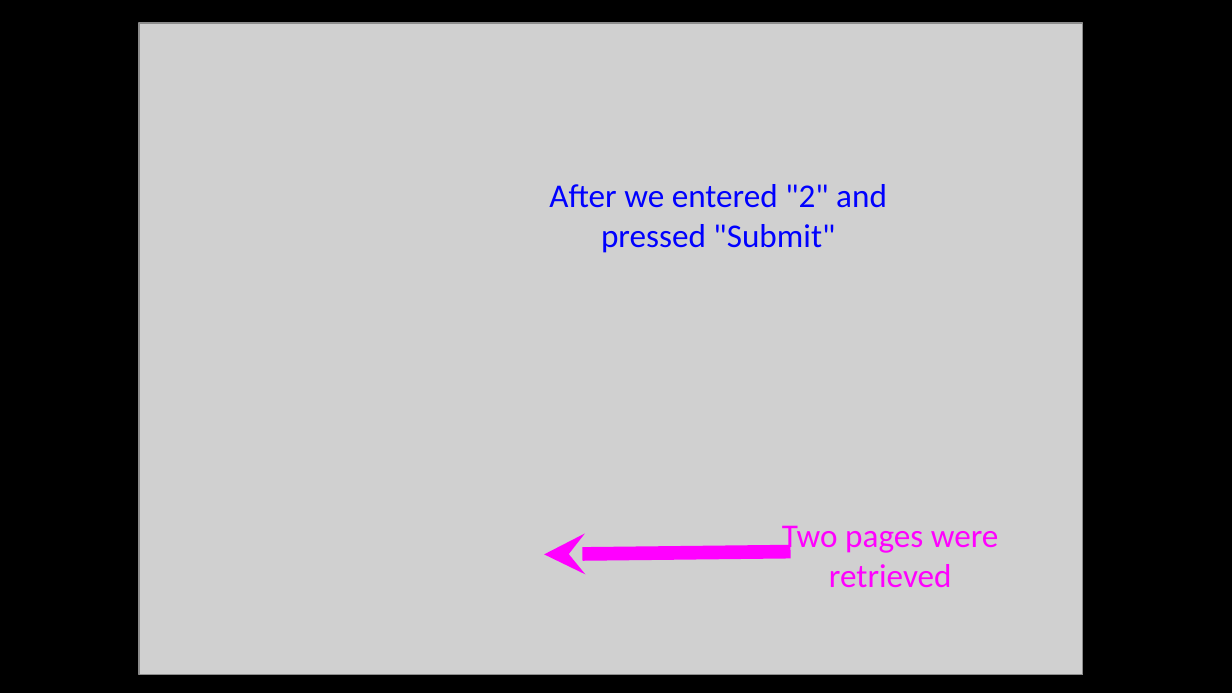
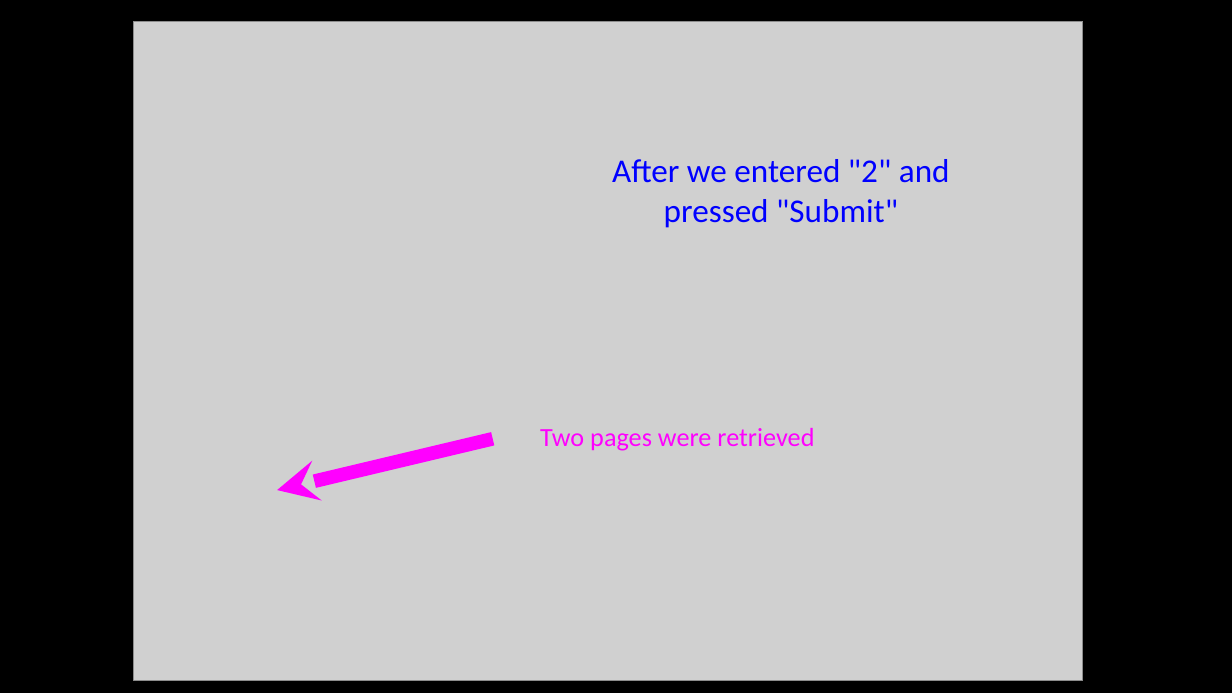
Before and after one commit to csev/wa4e, a slide deck: slide 8 of lectures/PHP-08-POST-Redirect-Authn.ppt. Drawn at 1232x693 pixels with LibreOffice and Linux fonts; fonts in the diff are those of the drawing; grey boxes stand for pictures. Boxes give left, top, right and bottom in pixels: in the first picture for what was removed or moved away, otherwise in the second. Text is boxed around its words. In the diff, an @@ line names an element or a change of style, - is before the commit and + after.

```diff
--- a/lectures/PHP-08-POST-Redirect-Authn.ppt
+++ b/lectures/PHP-08-POST-Redirect-Authn.ppt
@@ picture: place and size @@
-picture at (139,23,1083,675)
+picture at (133,21,1083,681)
@@ text "After we entered "2" and ...": place and size @@
-text "After we entered "2" and ..." at (549,184,887,253)
+text "After we entered "2" and ..." at (612,159,950,228)
@@ text "Two pages were retrieved": place and size @@
-text "Two pages were retrieved" at (782,525,999,588)
+text "Two pages were retrieved" at (540,428,814,451)
@@ text "Two pages were retrieved" at (540,428,814,451): size 19.4 to 15.3 pt @@
@@ arrow added from (493, 439) to (277, 490), #FF00FF 7.99 pt @@
@@ arrow removed from (791, 552) to (545, 554) @@
```
Also in this commit, not shown: 16 other slides changed, 1 slide added, 1 slide removed.
